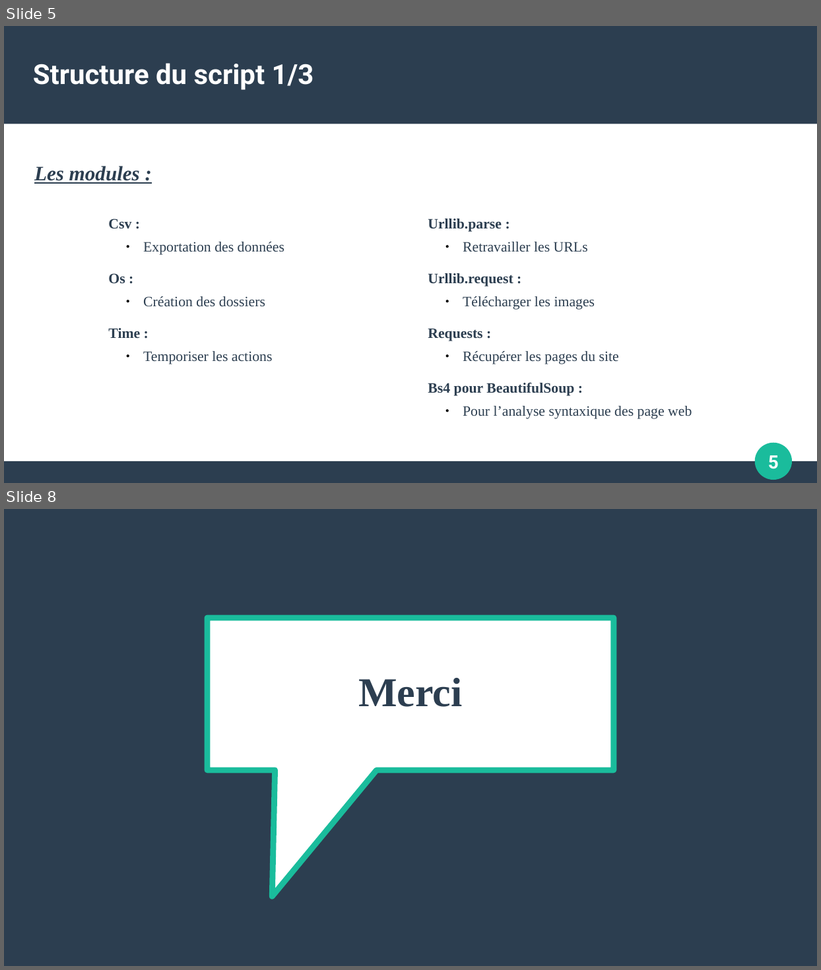
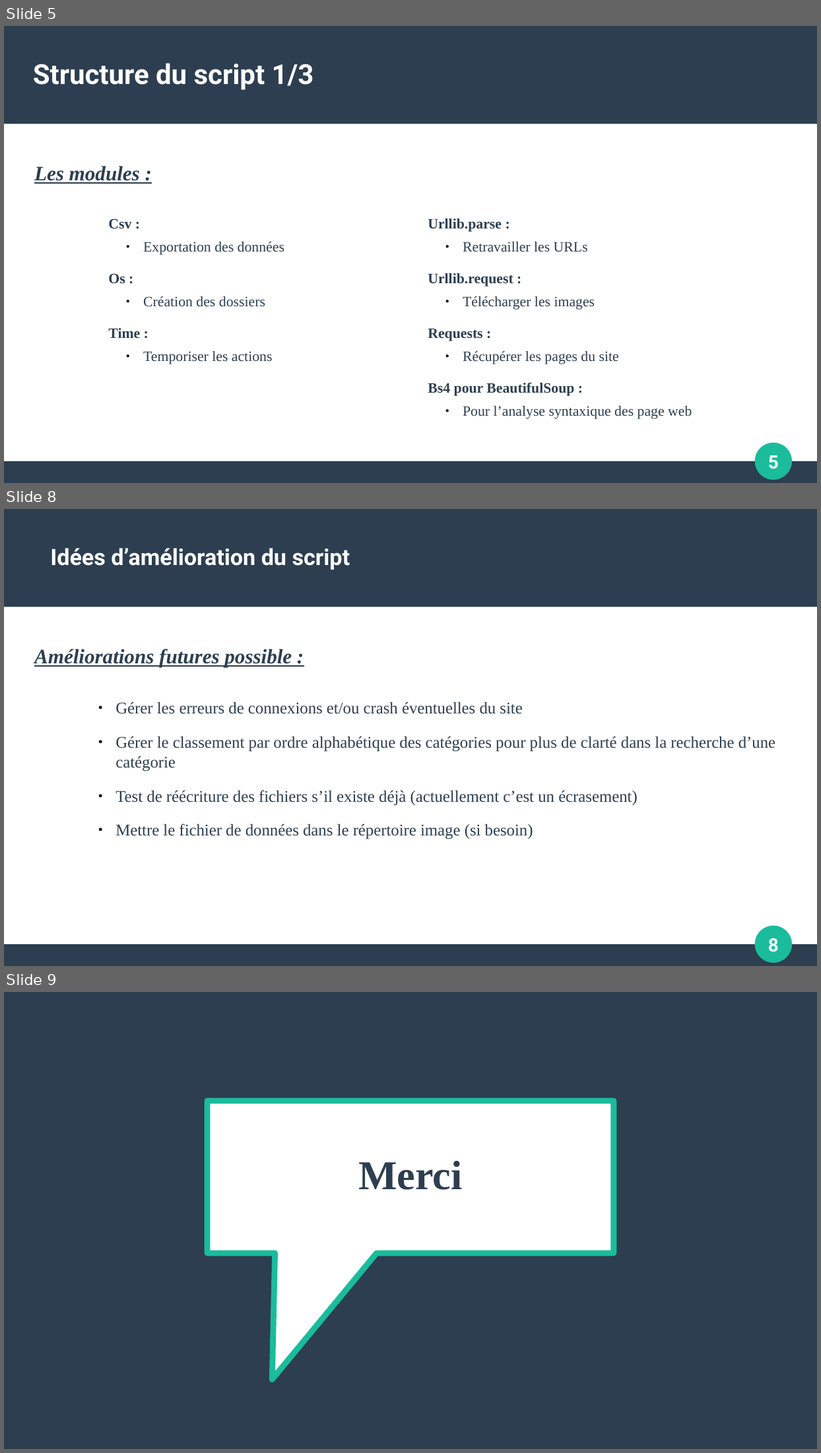
Before and after one commit to Mike-mg/books_to_scrape, a slide deck: P02_04_book_to_scrap_impress.odp. Shown one above the other, each under a label of ours: slides 5 and 8 before the commit, slides 5, 8 and 9 after it; the slides between them are not shown. The pictures are 821x970 and 821x1453 pixels, drawn with LibreOffice and Linux fonts; fonts in the diff are those of the drawing. Boxes give left, top, right and bottom in pixels: in the first picture for what was removed or moved away, otherwise in the second. Text is boxed around its words. In the diff, an @@ line names an element or a change of style, - is before the commit and + after.

```diff
--- a/P02_04_book_to_scrap_impress.odp
+++ b/P02_04_book_to_scrap_impress.odp
@@ slide 8 added at [4,509,817,966], background #FFFFFF; not listed: 4 template elements that a slide beside it also shows @@
@@ title added at [50,548,350,570], 22 pt, text #FFFFFF, bold @@
+Idées d’amélioration du script
@@ text added at [34,649,292,667], 20 pt, text #2C3E50, bold, italic, underline @@
+Améliorations futures possible :
@@ text added at [116,702,776,840], 16 pt, text #2C3E50 @@
+● Gérer les erreurs de connexions et/ou crash éventuelles du site
+● Gérer le classement par ordre alphabétique des catégories pour plus de clarté dans la recherche d’une catégorie
+● Test de réécriture des fichiers s’il existe déjà (actuellement c’est un écrasement)
+● Mettre le fichier de données dans le répertoire image (si besoin)
@@ what was slide 8 is now slide 9 @@
```
Also in this commit, not shown: 3 slides changed.
